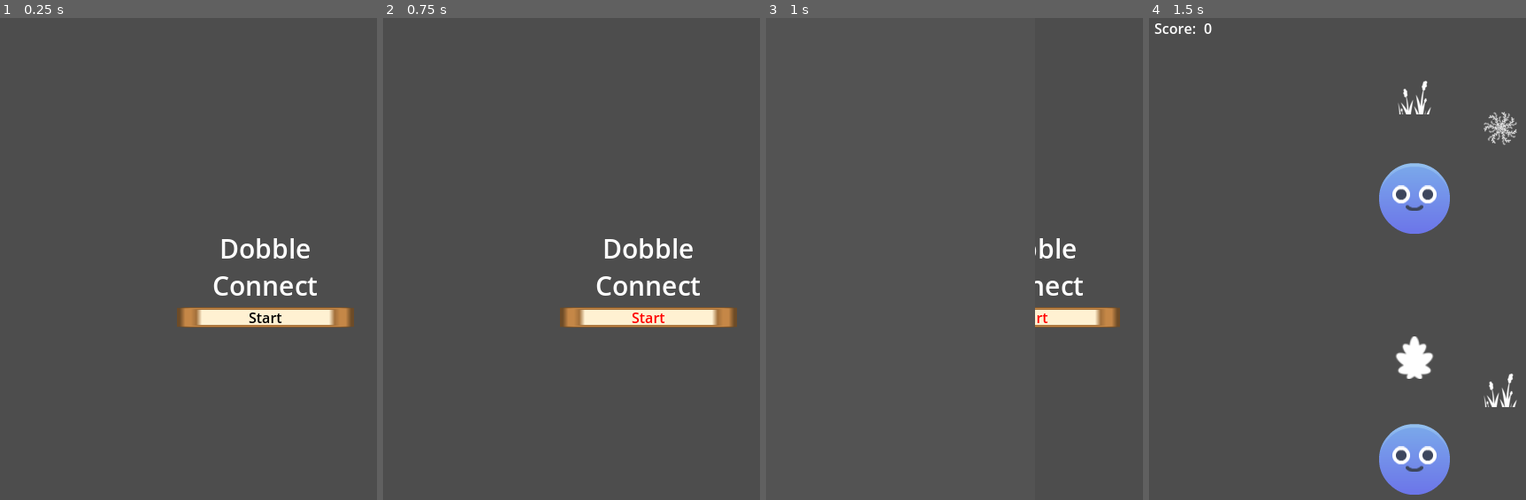
Above: before the commit, frames 1-4 (left to right).
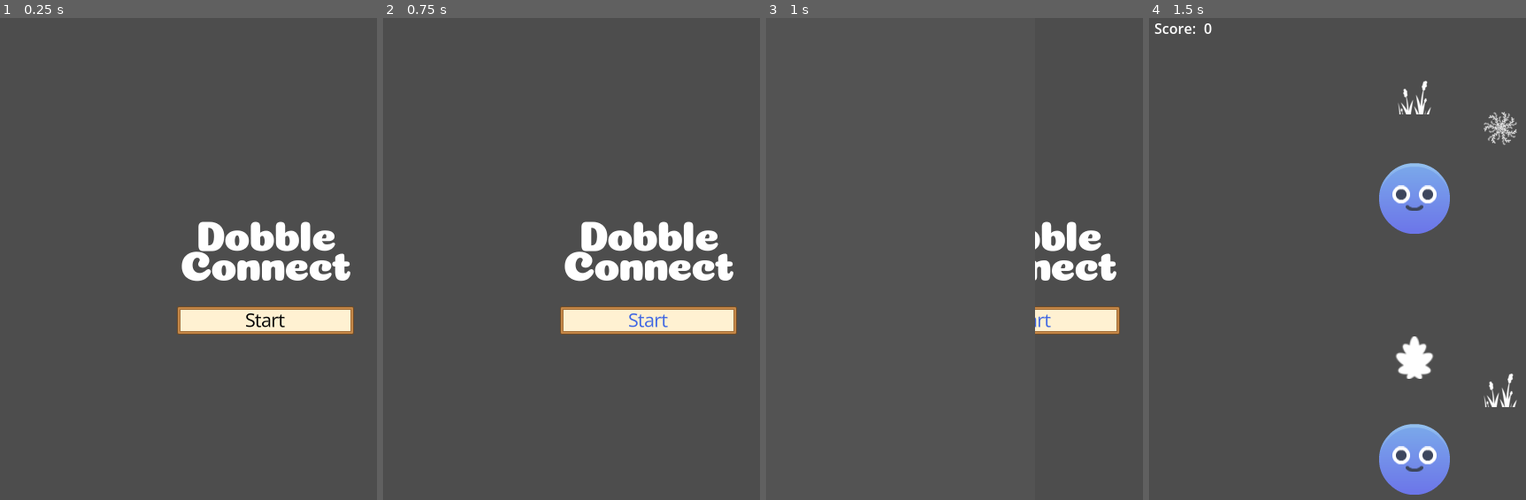
Above: after the commit, the same moments.

Repository: coolmule0/dobble-connect
Game: Godot game, scene res://title_screen.tscn
The game is run twice, just before and just after one commit, with the same random seed, the same clock (stepped at 60 frames per second) and the same inputs.
Inputs (mouse positions are in pixels of both pictures, inside the frame that each line leads up to):
- Up to frame 1 (0.25 s): no input
- Up to frame 2 (0.75 s): click "Start" at 0.5 s
- Up to frame 3 (1 s): no input
- Up to frame 4 (1.5 s): move the mouse to (1412, 355) at 1.27 s; click (1412, 355) at 1.42 s

The runs differ from the first frame. In frame 1, 5.2% of the frame differs, in the area x 46-94%, y 42-66%; in frame 2, 5.2%; in frame 3, 2.4%; in frame 4, nothing differs.

Commit message:
some polish assets

Diff:
--- /dev/null
+++ b/default_bus_layout.tres
@@ -0,0 +1,15 @@
+[gd_resource type="AudioBusLayout" format=3 uid="uid://m1mr0ob614cm"]
+
+[resource]
+bus/1/name = &"SFX"
+bus/1/solo = false
+bus/1/mute = false
+bus/1/bypass_fx = false
+bus/1/volume_db = 0.0
+bus/1/send = &"Master"
+bus/2/name = &"BGM"
+bus/2/solo = false
+bus/2/mute = false
+bus/2/bypass_fx = false
+bus/2/volume_db = 0.0
+bus/2/send = &"Master"
--- a/dobble_theme.tres
+++ b/dobble_theme.tres
@@ -1,23 +1,41 @@
-[gd_resource type="Theme" load_steps=6 format=3 uid="uid://b0ry4n54nyppf"]
+[gd_resource type="Theme" load_steps=7 format=3 uid="uid://b0ry4n54nyppf"]
 
+[ext_resource type="FontFile" uid="uid://8w8j17dij7qs" path="res://assets/fonts/Open_Sans/OpenSans-VariableFont_wdth,wght.ttf" id="1_3yixm"]
 [ext_resource type="Texture2D" uid="uid://dv0m6j5i4n8cd" path="res://assets/kenney_ui-pack-pixel-adventure/tile_0000.png" id="1_cy87y"]
 
 [sub_resource type="StyleBoxTexture" id="StyleBoxTexture_cy87y"]
 texture = ExtResource("1_cy87y")
+texture_margin_left = 5.0
+texture_margin_top = 2.0
+texture_margin_right = 5.0
+texture_margin_bottom = 2.0
 
 [sub_resource type="StyleBoxTexture" id="StyleBoxTexture_67jrp"]
 texture = ExtResource("1_cy87y")
+texture_margin_left = 5.0
+texture_margin_top = 2.0
+texture_margin_right = 5.0
+texture_margin_bottom = 2.0
 
 [sub_resource type="StyleBoxTexture" id="StyleBoxTexture_3yixm"]
 texture = ExtResource("1_cy87y")
+texture_margin_left = 5.0
+texture_margin_top = 2.0
+texture_margin_right = 5.0
+texture_margin_bottom = 2.0
 
 [sub_resource type="StyleBoxTexture" id="StyleBoxTexture_84nan"]
 texture = ExtResource("1_cy87y")
+texture_margin_left = 5.0
+texture_margin_top = 2.0
+texture_margin_right = 5.0
+texture_margin_bottom = 2.0
 
 [resource]
 Button/colors/font_color = Color(0, 0, 0, 1)
 Button/colors/font_focus_color = Color(0, 0, 0, 1)
-Button/colors/font_hover_color = Color(1, 0, 0, 1)
+Button/colors/font_hover_color = Color(0.23902, 0.395854, 0.890885, 1)
+Button/fonts/font = ExtResource("1_3yixm")
 Button/styles/focus = SubResource("StyleBoxTexture_cy87y")
 Button/styles/hover = SubResource("StyleBoxTexture_67jrp")
 Button/styles/normal = SubResource("StyleBoxTexture_3yixm")
--- a/main_board.gd
+++ b/main_board.gd
@@ -6,6 +6,8 @@
 @export var pc_traits: Array[CompressedTexture2D]
 @export var npc_traits: Array[CompressedTexture2D]
 @onready var label_score: Label = %Score
+@onready var correct_sound: AudioStreamPlayer = $CorrectSound
+@onready var wrong_sound: AudioStreamPlayer = $WrongSound
 
 var is_drawing = false
 var start_pos = Vector2.ZERO
@@ -70,6 +72,7 @@
 		twe.tween_property(line, "modulate", Color.GREEN, 0.15)
 		LevelManager.score += 1
 		LevelManager.next_scene()
+		correct_sound.play()
 	else:
 		print("Not Right!")
 		# turn line red and shake
@@ -83,17 +86,13 @@
 		twe.tween_callback(line.clear_points)
 		twe.tween_property(line, "default_color", line_col, 0.01)
 		#line.default_color = line_col
+		wrong_sound.play()
 
 func init_level(init_vars: Dictionary) -> void:
 	pc_traits = init_vars["pc"]
 	npc_traits = init_vars["npc"]
 	(func(): pc.traits = pc_traits).call_deferred()
 	(func(): character.traits = npc_traits).call_deferred()
-	#call_deferred("init_level_after_ready")
-
-#func init_level_after_ready() -> void:
-	#pc.traits = pc_traits
-	#character.traits = npc_traits
 
 func _ready() -> void:
 	label_score.text = str(LevelManager.score)
--- a/main_board.tscn
+++ b/main_board.tscn
@@ -1,7 +1,9 @@
-[gd_scene load_steps=3 format=3 uid="uid://bi5amw1dsfvet"]
+[gd_scene load_steps=5 format=3 uid="uid://bi5amw1dsfvet"]
 
 [ext_resource type="PackedScene" uid="uid://dpv6ah76wvgf8" path="res://character.tscn" id="1_4rgaq"]
 [ext_resource type="Script" uid="uid://cr0j6p0p7q673" path="res://main_board.gd" id="1_s3r4q"]
+[ext_resource type="AudioStream" uid="uid://md5rqn523412" path="res://assets/audio/zapsplat_multimedia_gameshow_correct_answer_ping_ring_chime_001_92774.mp3" id="3_qnik1"]
+[ext_resource type="AudioStream" uid="uid://cxonhxi4rkhu7" path="res://assets/audio/zapsplat_multimedia_game_sound_subtle_error_tone_incorrect_wrong_answer_etc_002_80749.mp3" id="4_y0iwf"]
 
 [node name="MainBoard" type="Node2D"]
 script = ExtResource("1_s3r4q")
@@ -35,3 +37,13 @@
 unique_name_in_owner = true
 layout_mode = 2
 text = "N"
+
+[node name="CorrectSound" type="AudioStreamPlayer" parent="."]
+stream = ExtResource("3_qnik1")
+volume_db = -12.0
+bus = &"SFX"
+
+[node name="WrongSound" type="AudioStreamPlayer" parent="."]
+stream = ExtResource("4_y0iwf")
+volume_db = -12.0
+bus = &"SFX"
--- a/title_screen.gd
+++ b/title_screen.gd
@@ -1,7 +1,9 @@
 extends Node2D
 
+@onready var audio_stream_player: AudioStreamPlayer = $AudioStreamPlayer
 
 func _on_button_pressed() -> void:
+	audio_stream_player.play()
 	LevelManager.next_scene()
 
 func _input(event):
--- a/title_screen.tscn
+++ b/title_screen.tscn
@@ -1,7 +1,11 @@
-[gd_scene load_steps=3 format=3 uid="uid://ehd3dlqo70ug"]
+[gd_scene load_steps=6 format=3 uid="uid://ehd3dlqo70ug"]
 
 [ext_resource type="Script" uid="uid://7qbw1q5mtsca" path="res://title_screen.gd" id="1_v6p8y"]
 [ext_resource type="Theme" uid="uid://b0ry4n54nyppf" path="res://dobble_theme.tres" id="2_ak2if"]
+[ext_resource type="FontFile" uid="uid://nxqf3c2ldhav" path="res://assets/fonts/Coiny/Coiny-Regular.ttf" id="3_05l2w"]
+[ext_resource type="AudioStream" uid="uid://d17q6p7ytwtjd" path="res://assets/audio/kenny-ui-audio/rollover2.ogg" id="3_ig5kc"]
+
+[sub_resource type="CanvasItemMaterial" id="CanvasItemMaterial_ig5kc"]
 
 [node name="TitleScreen" type="Node2D"]
 script = ExtResource("1_v6p8y")
@@ -26,15 +30,26 @@
 layout_mode = 2
 
 [node name="RichTextLabel" type="RichTextLabel" parent="CanvasLayer/CenterContainer/VBoxContainer"]
+material = SubResource("CanvasItemMaterial_ig5kc")
 custom_minimum_size = Vector2(200, 0)
 layout_mode = 2
-theme_override_font_sizes/normal_font_size = 30
+theme_override_fonts/normal_font = ExtResource("3_05l2w")
+theme_override_font_sizes/normal_font_size = 45
 text = "Dobble Connect"
 fit_content = true
 horizontal_alignment = 1
 
+[node name="Spacer" type="Control" parent="CanvasLayer/CenterContainer/VBoxContainer"]
+custom_minimum_size = Vector2(0, 20)
+layout_mode = 2
+
 [node name="Button" type="Button" parent="CanvasLayer/CenterContainer/VBoxContainer"]
 layout_mode = 2
+theme_override_font_sizes/font_size = 20
 text = "Start"
 
+[node name="AudioStreamPlayer" type="AudioStreamPlayer" parent="."]
+stream = ExtResource("3_ig5kc")
+bus = &"SFX"
+
 [connection signal="pressed" from="CanvasLayer/CenterContainer/VBoxContainer/Button" to="." method="_on_button_pressed"]
Not shown, added: assets/audio/kenny-ui-audio/click1.ogg.import
Not shown, added: assets/audio/kenny-ui-audio/click2.ogg.import
Not shown, added: assets/audio/kenny-ui-audio/click3.ogg.import
Not shown, added: assets/audio/kenny-ui-audio/click4.ogg.import
Not shown, added: assets/audio/kenny-ui-audio/click5.ogg.import
Not shown, added: assets/audio/kenny-ui-audio/mouseclick1.ogg.import
Not shown, added: assets/audio/kenny-ui-audio/mouserelease1.ogg.import
Not shown, added: assets/audio/kenny-ui-audio/rollover1.ogg.import
Not shown, added: assets/audio/kenny-ui-audio/rollover2.ogg.import
Not shown, added: assets/audio/kenny-ui-audio/rollover3.ogg.import
Not shown, added: assets/audio/kenny-ui-audio/rollover4.ogg.import
Not shown, added: assets/audio/kenny-ui-audio/rollover5.ogg.import
(and 178 more such lines)
